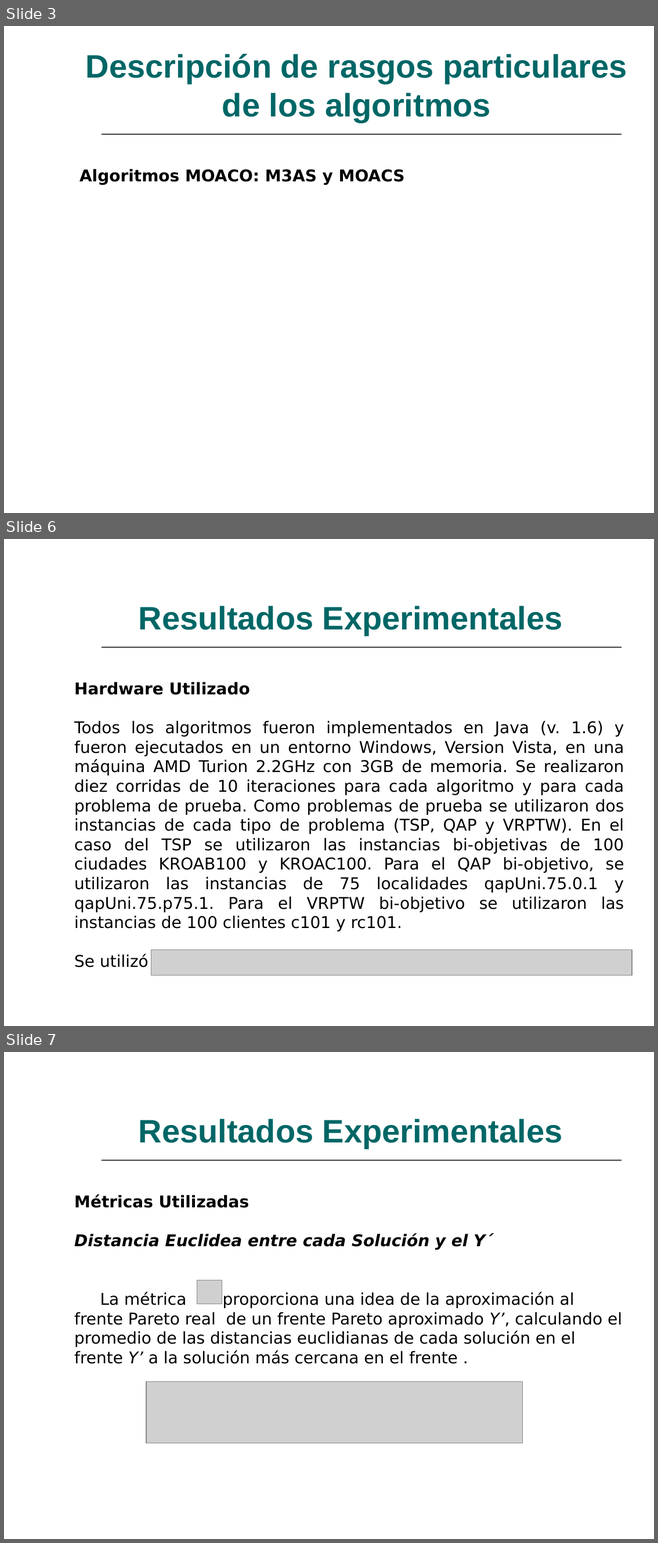
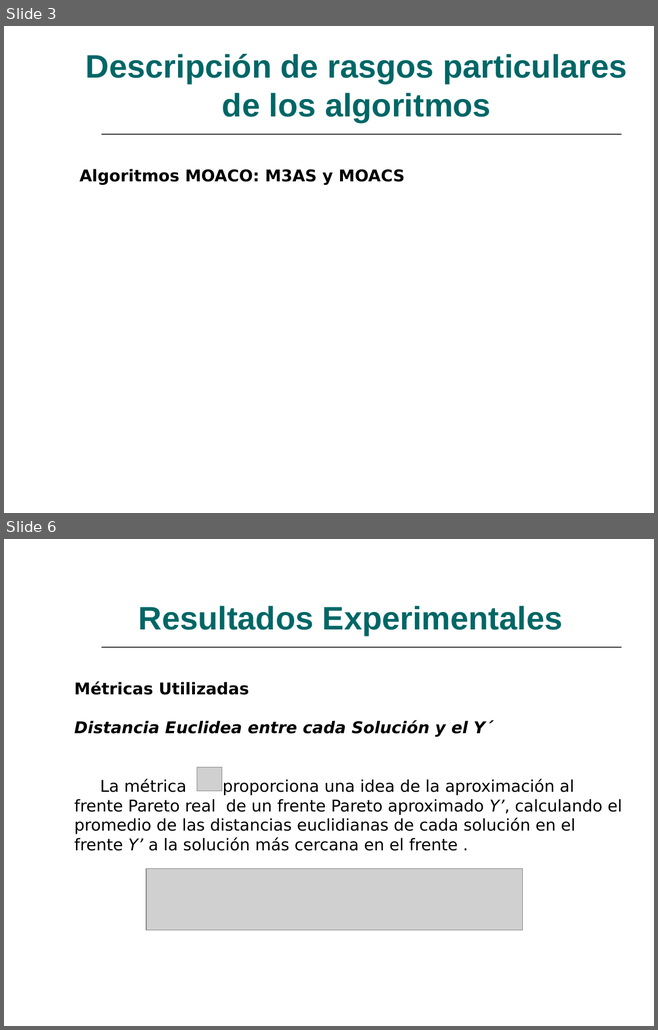
Before and after one commit to lokolte/ia-2008, a slide deck: TrabajoPracticoFinal/Diapositiva/DiapositivaM3asMoacsNsgaSpea.ppt. Shown one above the other, each under a label of ours: slides 3, 6 and 7 before the commit, slides 3 and 6 after it; the slides between them are not shown. The pictures are 658x1543 and 658x1030 pixels, drawn with LibreOffice and Linux fonts; fonts in the diff are those of the drawing; grey boxes stand for pictures. Boxes give left, top, right and bottom in pixels: in the first picture for what was removed or moved away, otherwise in the second. Text is boxed around its words. In the diff, an @@ line names an element or a change of style, - is before the commit and + after.

```diff
--- a/TrabajoPracticoFinal/Diapositiva/DiapositivaM3asMoacsNsgaSpea.ppt
+++ b/TrabajoPracticoFinal/Diapositiva/DiapositivaM3asMoacsNsgaSpea.ppt
@@ slide 6 removed at (4,539,654,1026), background #FFFFFF; not listed: 3 template elements that a slide beside it also shows @@
@@ title removed at (139,606,563,635) @@
-Resultados Experimentales
@@ text removed at (74,682,624,968) @@
-Hardware Utilizado
-Todos los algoritmos fueron implementados en Java (v. 1.6) y fueron ejecutados en un entorno Windows, Version Vista, en una máquina AMD Turion 2.2GHz con 3GB de memoria. Se realizaron diez corridas de 10 iteraciones para cada algoritmo y para cada problema de prueba. Como problemas de prueba se utilizaron dos instancias de cada tipo de problema (TSP, QAP y VRPTW). En el caso del TSP se utilizaron las instancias bi-objetivas de 100 ciudades KROAB100 y KROAC100. Para el QAP bi-objetivo, se utilizaron las instancias de 75 localidades qapUni.75.0.1 y qapUni.75.p75.1. Para el VRPTW bi-objetivo se utilizaron las instancias de 100 clientes c101 y rc101.
-Se utilizó
@@ picture removed at (151,950,632,976) @@
@@ what was slide 7 is now slide 6 @@
```
Also in this commit, not shown: 2 slides changed, 1 slide added, 1 other slide removed.
